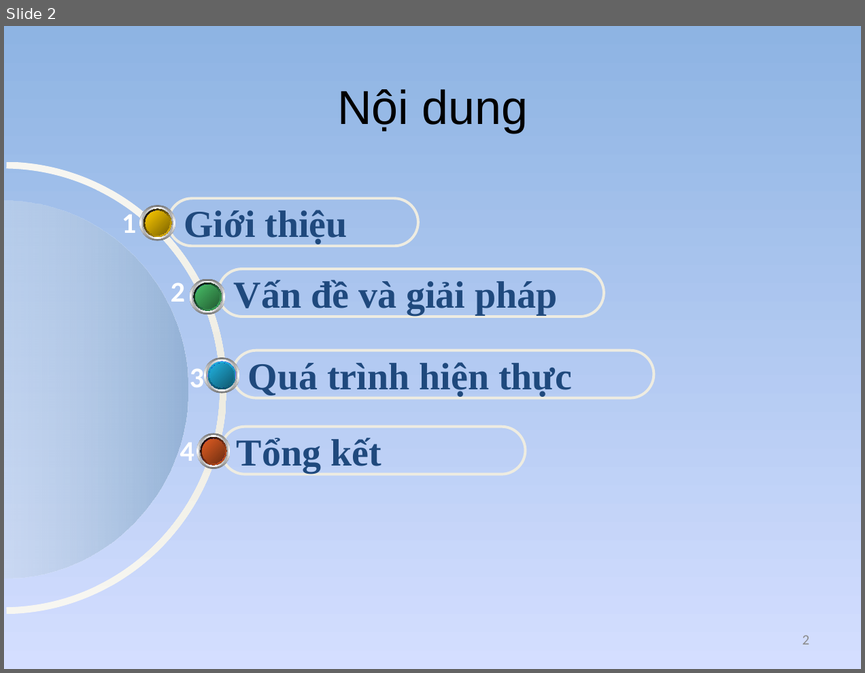
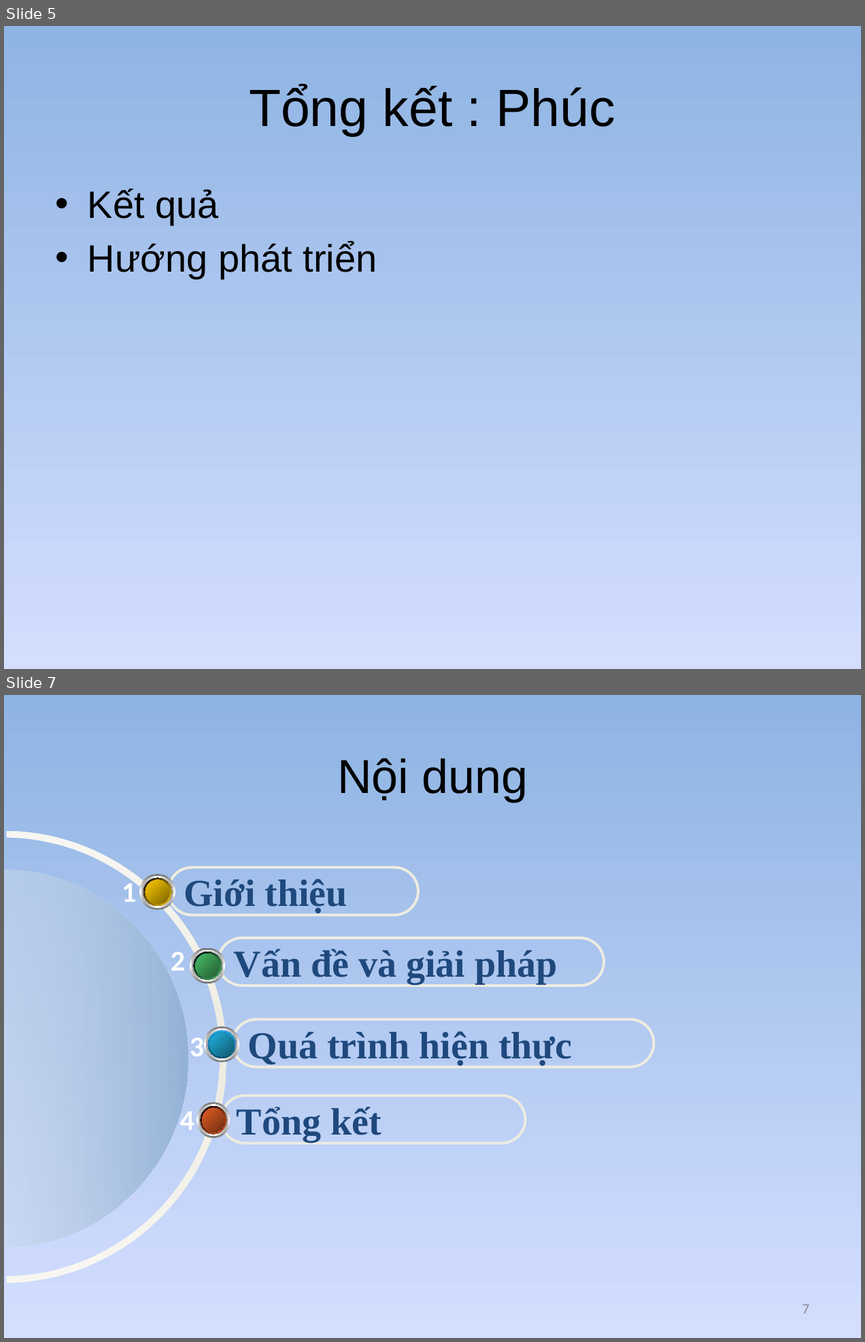
Before and after one commit to golf2109/zigbee-in-supermaket, a slide deck: docs/Report/Queue-Busting.pptx. Shown one above the other, each under a label of ours: slide 2 before the commit, slides 5 and 7 after it; the slides between them are not shown. The pictures are 865x673 and 865x1342 pixels, drawn with LibreOffice and Linux fonts; fonts in the diff are those of the drawing. Boxes give left, top, right and bottom in pixels: in the first picture for what was removed or moved away, otherwise in the second. Text is boxed around its words. In the diff, an @@ line names an element or a change of style, - is before the commit and + after.

```diff
--- a/docs/Report/Queue-Busting.pptx
+++ b/docs/Report/Queue-Busting.pptx
@@ slide 5 added at (4,26,861,669), background gradient #8EB4E3 to #D4DEFF to #96AB94 @@
@@ title added at (249,84,615,136), 44 pt, text #000000 @@
+Tổng kết : Phúc
@@ text added at (88,189,377,279), 32 pt, text #000000 @@
+• Kết quả
+• Hướng phát triển
@@ what was slide 2 is now slide 7 @@
@@ page number at (802,1304,810,1313): text changed @@
-2
+7
```
Also in this commit, not shown: 1 slide changed, 4 other slides added.
